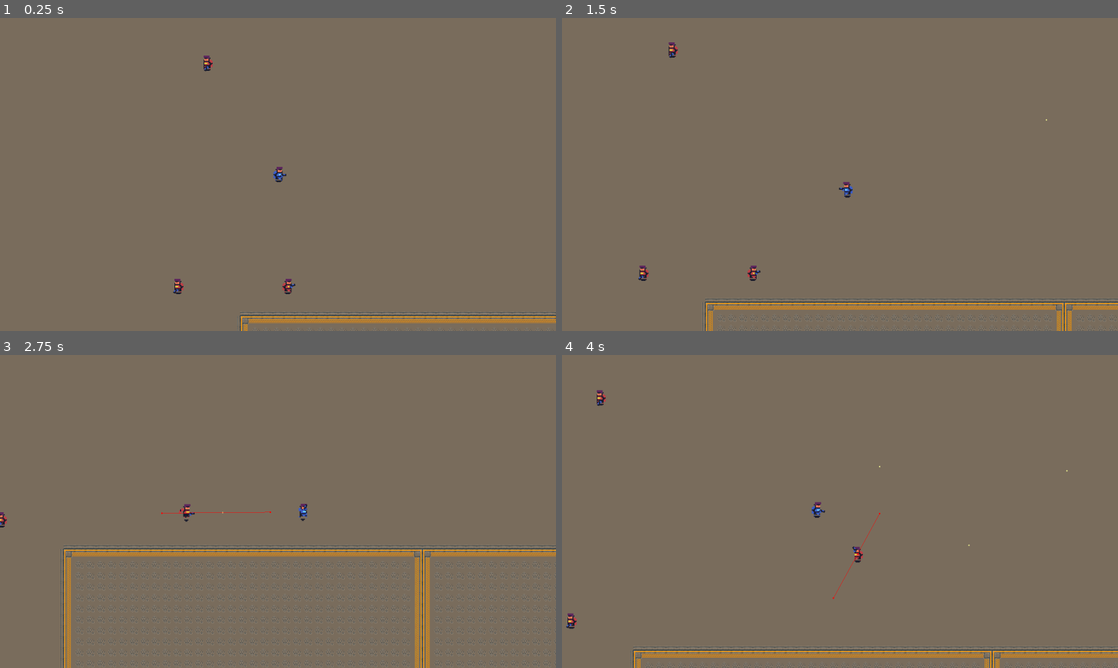
Above: before the commit, frames 1-4 (two rows, left to right).
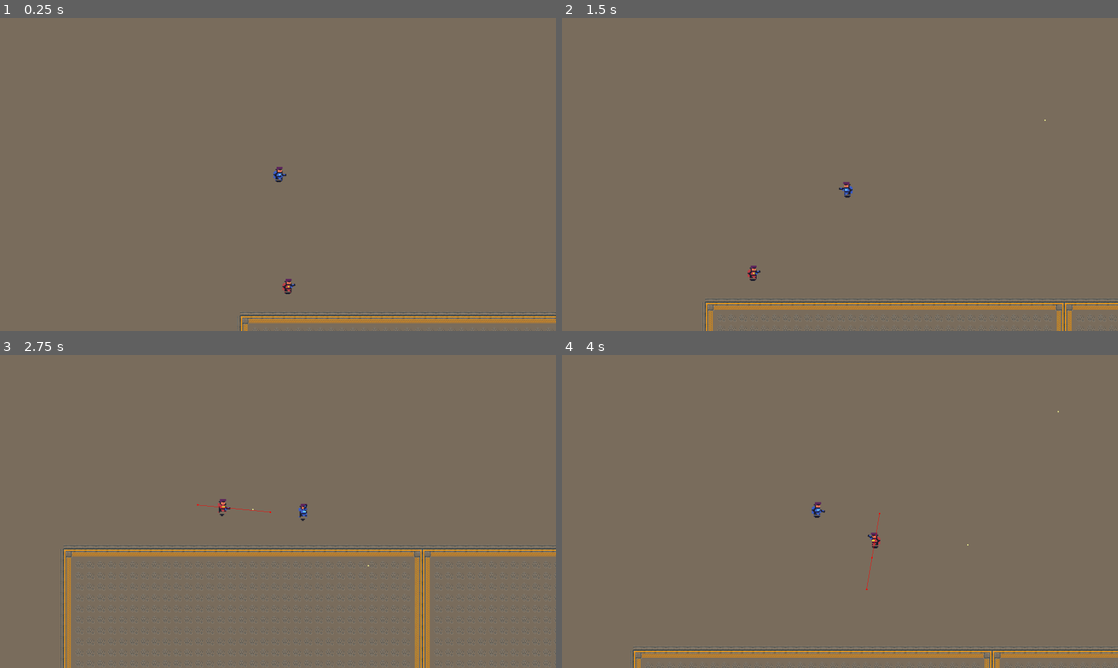
Above: after the commit, the same moments.

Repository: CatsArePanzers/godot-game-project
Game: Godot game, scene res://main.tscn
Same seed, same stepped clock (60 frames per second), same inputs: the game is played once before the commit and once after it.
Inputs (mouse positions are in pixels of both pictures, inside the frame that each line leads up to):
- Up to frame 1 (0.25 s): no input
- Up to frame 2 (1.5 s): tap Enter at 0.5 s; move the mouse to (962, 158) at 0.52 s; hold D (move_right) 0.53-1.28 s; click (962, 158) at 0.6 s; move the mouse to (728, 190) at 1.27 s; hold S (move_down) from 1.28 s (still down); tap Tab (switch_player) at 1.35 s
- Up to frame 3 (2.75 s): move the mouse to (333, 442) at 2.02 s; release S (move_down) at 2.03 s; hold D (move_right) from 2.03 s (still down); click (333, 442) at 2.1 s
- Up to frame 4 (4 s): move the mouse to (812, 574) at 2.77 s; release D (move_right) at 2.78 s; hold W (move_up) 2.78-3.53 s; tap Tab (switch_player) at 2.85 s; move the mouse to (1006, 558) at 3.52 s; hold A (move_left) from 3.53 s (still down); click (1006, 558) at 3.6 s

The runs differ from the first frame. In frame 1, 0.1% of the frame differs, in the area x 31-39%, y 12-89%; in frame 2, 0.1%; in frame 3, 0.3%; in frame 4, 0.3%, in the area x 0-91%, y 11-88%.

Commit message:
Added raycasting so the enemy doesn't get targets through walls

Diff:
--- a/entities/character.gd
+++ b/entities/character.gd
@@ -31,15 +31,16 @@
 @onready var animations = $AnimationPlayer
 @onready var sprite 	= $CharacterSprite
 
-@onready var team		= $Team
+@onready var team			= $Team
 @onready var shoot_cooldown = $Cooldown
 
-var move_pos: Vector2 = Vector2.ZERO
+var move_pos := Vector2.ZERO
 
 @export var speed: int = 300
-@export var rotation_speed = PI
+@export var rotation_speed = PI * 1.1
 
-var targets_queue = Array()
+var targets_queue := Array()
+var potential_targets := Array()
 
 var target = null
 var target_distance = -1
@@ -62,6 +63,9 @@
 	move_pos = new_pos
 
 func _physics_process(_delta):
+	if potential_targets:
+		track_target(potential_targets[0])
+
 	nav_agent.set_velocity(velocity)
 	animate()
 
@@ -82,14 +86,12 @@
 
 func _on_detection_zone_body_entered(body):
 	if (
-			body.has_method("get_team")
-			and body.get_team() != team.team
+			!body.has_method("get_team")
+			or body.get_team() == team.team
 	):
-		targets_queue.append(body)
-		if target == null:
-			target = targets_queue[0]
-			target = target
-		state = CharacterState.ATTACK
+		return
+
+	potential_targets.push_front(body)
 
 func _on_detection_zone_body_exited(body):
 	if (
@@ -98,8 +100,13 @@
 	):
 		return
 
+	var idx = potential_targets.find(body)
+	if idx != -1:
+		targets_queue.pop_at(idx)
+		print("cat")
+
 	if target != body:
-		var idx = targets_queue.find(body)
+		idx = targets_queue.find(body)
 		if idx == -1:
 			print("Error this shouldn't happen for the enemy")
 			return
@@ -114,6 +121,25 @@
 			targets_queue.pop_front()
 			target = targets_queue[0]
 		target = target
+
+func track_target(body):
+	if body == null:
+		return
+
+	var ray = create_ray(global_position, body.global_position)
+
+	if (ray["collider"] != body):
+		return
+
+	potential_targets.pop_front()
+	targets_queue.append(body)
+
+	if target == null:
+		target = targets_queue[0]
+		target = target
+		_on_nav_update_timeout()
+	state = CharacterState.ATTACK
+	pass
 
 func turn_to(pos, p_rotation_speed = PI):
 	var final_pos = weapon.global_position.direction_to(pos)
@@ -135,6 +161,11 @@
 	if target != null:
 		nav_agent.target_position = target.global_position
 
-
 func _on_navigation_agent_2d_velocity_computed(safe_velocity):
 	velocity = safe_velocity
+
+func create_ray(from: Vector2, to: Vector2):
+	var space_state = get_world_2d().direct_space_state
+	var query = PhysicsRayQueryParameters2D.create(from, to)
+	query.exclude = [self]
+	return space_state.intersect_ray(query)
--- a/main.gd
+++ b/main.gd
@@ -11,7 +11,6 @@
 	var new_enemy: Character = preload("res://entities/character.tscn").instantiate()
 	%PathFollow2D.progress_ratio = randf()
 	new_enemy.global_position = %PathFollow2D.global_position
-	print(%PathFollow2D.global_position)
 	add_child(new_enemy)
 	var rand_rotation = randf() * PI * 2
 	new_enemy.weapon.rotation 				 = rand_rotation
@@ -34,9 +33,9 @@
 	allies.push_front($Player)
 	spawn_enemy()
 	#spawn_ally()
-	spawn_enemy()
+	#spawn_enemy()
 	#spawn_ally()
-	spawn_enemy()
+	#spawn_enemy()
 	#spawn_ally()
 
 	allies[0].get_camera().make_current()
@@ -68,7 +67,7 @@
 	pass
 
 func _on_spawner_timeout():
-	spawn_enemy()
+	#spawn_enemy()
 	#spawn_ally()
 	pass
 
--- a/weapons/bullet_manager.gd
+++ b/weapons/bullet_manager.gd
@@ -8,7 +8,7 @@
 	bullet.team = team
 	add_child(bullet)
 	await get_tree().create_timer(0.000001).timeout
-	if bullet:
+	if bullet != null:
 		bullet.set_direction(direction)
 
 func _process(_delta):
--- a/weapons/gun.tscn
+++ b/weapons/gun.tscn
@@ -15,7 +15,7 @@
 region_rect = Rect2(349, 435, 18, 13)
 
 [node name="GunBarrel" type="Marker2D" parent="."]
-position = Vector2(28, 0)
+position = Vector2(24, 0)
 
 [node name="Cooldown" type="Timer" parent="."]
 wait_time = 0.25
